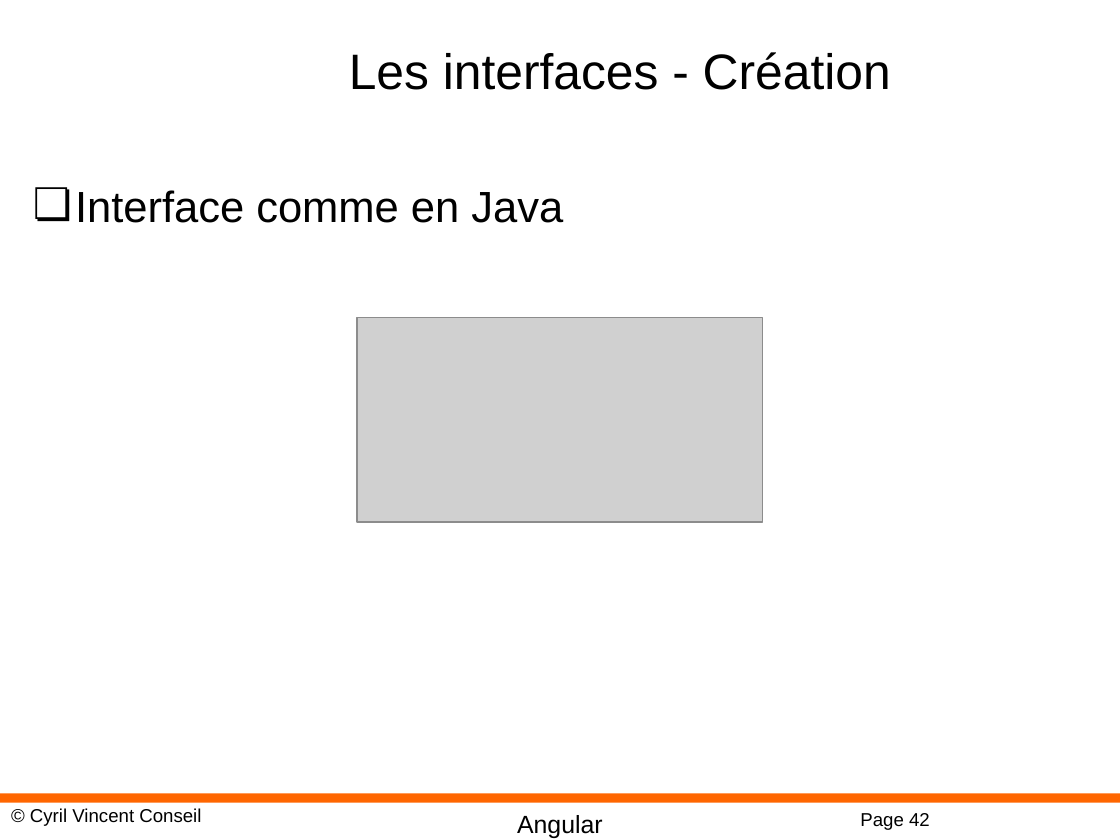
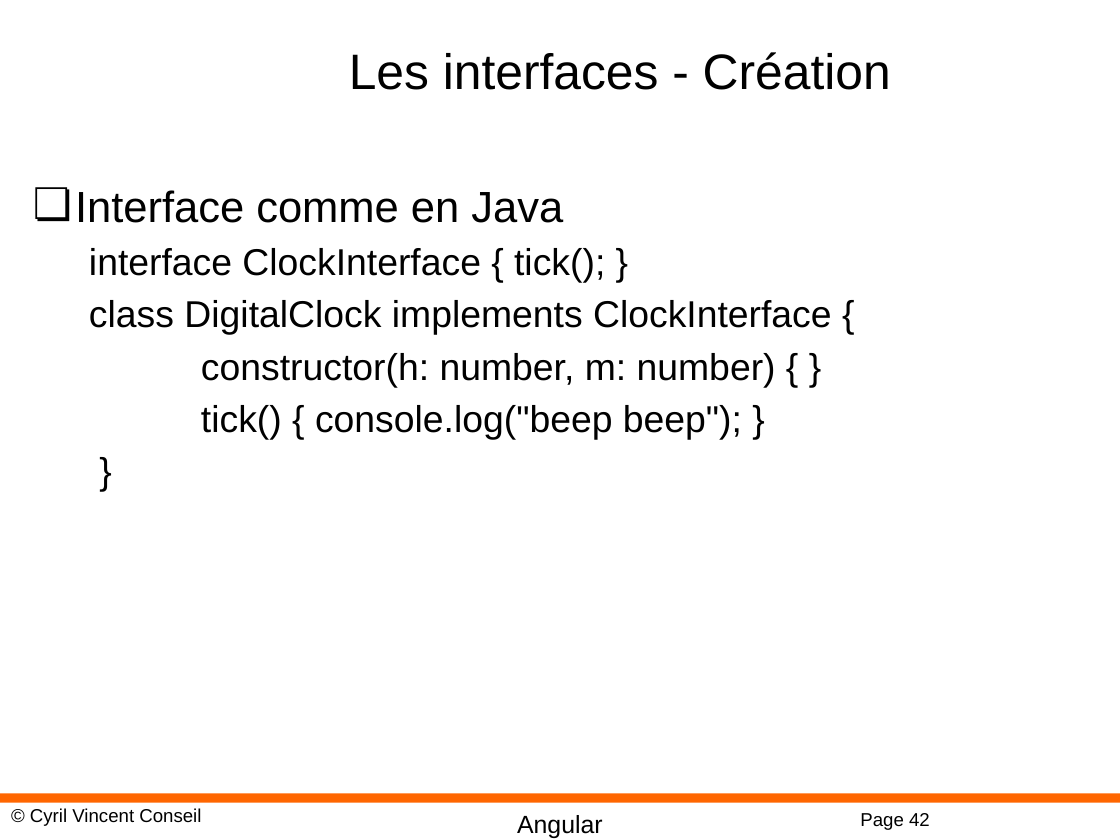
Before and after one commit to cyrilvincent/angular, a slide deck: slide 42 of PPT/Angular10-TSOO.pptx. Drawn at 1120x840 pixels with LibreOffice and Linux fonts; fonts in the diff are those of the drawing; grey boxes stand for pictures; background and template pictures are left out. Boxes give left, top, right and bottom in pixels: in the first picture for what was removed or moved away, otherwise in the second. Text is boxed around its words. In the diff, an @@ line names an element or a change of style, - is before the commit and + after.

```diff
--- a/PPT/Angular10-TSOO.pptx
+++ b/PPT/Angular10-TSOO.pptx
@@ text at (89,248,832,440): paragraphs added @@
+  interface ClockInterface { tick(); }
+  class DigitalClock implements ClockInterface {
+  constructor(h: number, m: number) { }
+  tick() { console.log("beep beep"); }
+  }
@@ picture removed at (357,318,763,522) @@
```
Also in this commit, not shown: 2 other slides changed, 1 slide added, 22 other files.
